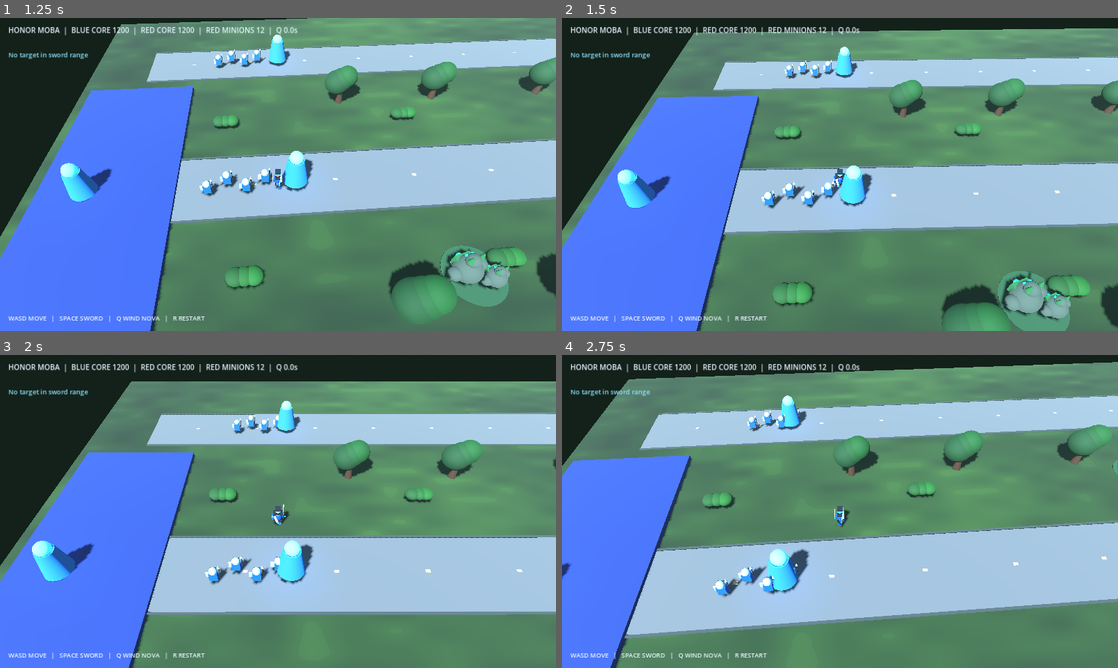
Above: before the commit, frames 1-4 (two rows, left to right).
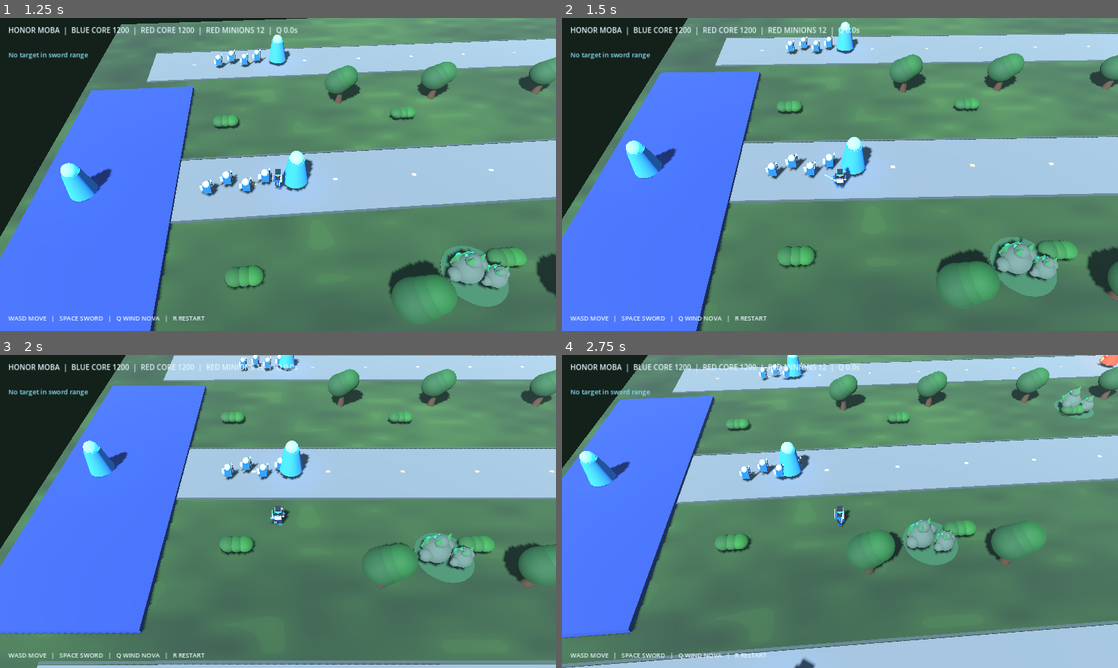
Above: after the commit, the same moments.

Repository: wdd143/Honor-MOBA-Project
Game: Godot game, scene res://scenes/main.tscn
Two runs of this game, one before a commit and one after it. Both use one fixed random seed, a clock stepped at 60 frames per second and the inputs below.
Inputs:
- Up to frame 1 (1.25 s): hold D (move_right) from 0.53 s (still down); hold Space (attack) from 0.53 s (still down)
- Up to frame 2 (1.5 s): release D (move_right) at 1.28 s; release Space (attack) at 1.28 s; hold S (move_back) from 1.28 s (still down); tap Space (attack) at 1.35 s
- Up to frame 3 (2 s): keep holding S (move_back)
- Up to frame 4 (2.75 s): release S (move_back) at 2.03 s; hold D (move_right) from 2.03 s (still down); hold Space (attack) from 2.03 s (still down)

Frame 1 is identical in both runs. In frame 2, 43% of the frame differs, in the area x 0-100%, y 0-100%; in frame 3, 58%; in frame 4, 68%.

Commit message:
Fix forward and backward camera-relative movement

Diff:
--- a/scripts/game.gd
+++ b/scripts/game.gd
@@ -58,7 +58,7 @@
 	var right := camera.global_basis.x
 	forward.y = 0.0
 	right.y = 0.0
-	var direction := (right.normalized() * input_dir.x + forward.normalized() * input_dir.y).normalized()
+	var direction := (right.normalized() * input_dir.x - forward.normalized() * input_dir.y).normalized()
 	hero.velocity.x = direction.x * HERO_SPEED
 	hero.velocity.z = direction.z * HERO_SPEED
 	if not hero.is_on_floor():
